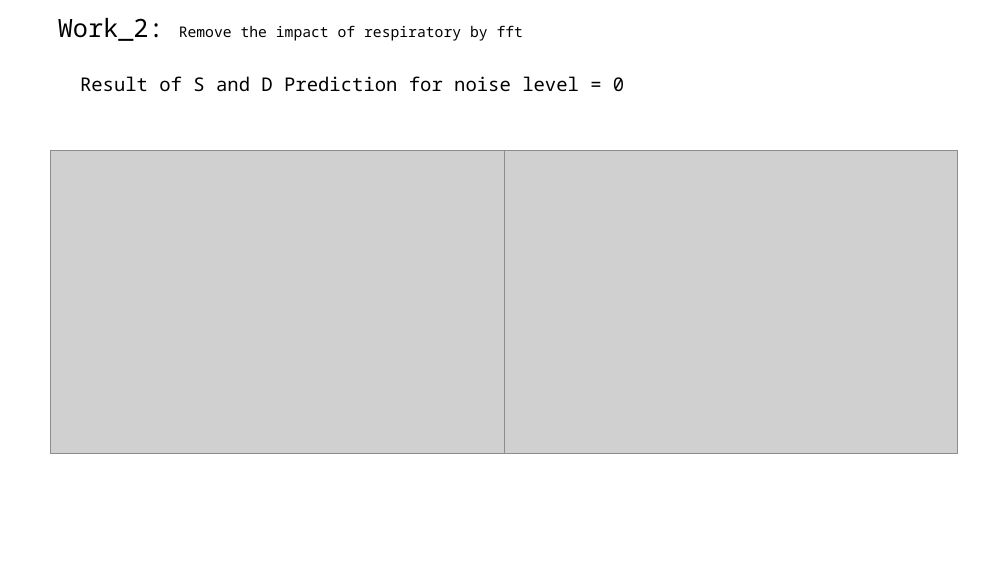
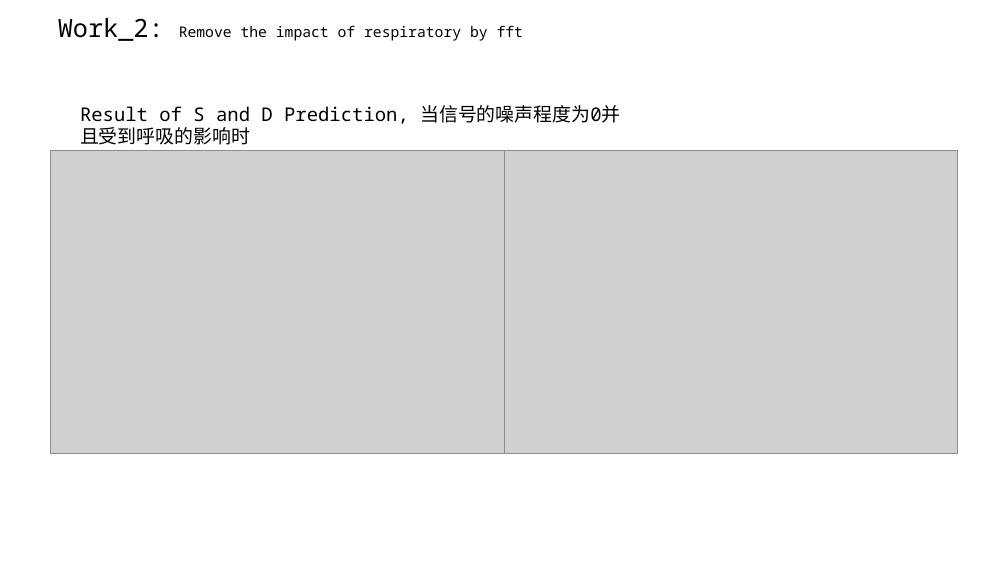
Before and after one commit to A-Big-Tortoise/Presentation, a slide deck: slide 7 of Presentation_911_JiayuChen.pptx. Drawn at 1008x567 pixels with LibreOffice and Linux fonts; fonts in the diff are those of the drawing; grey boxes stand for pictures. Boxes give left, top, right and bottom in pixels: in the first picture for what was removed or moved away, otherwise in the second. Text is boxed around its words. In the diff, an @@ line names an element or a change of style, - is before the commit and + after.

Commit message:
Add draft

```diff
--- a/Presentation_911_JiayuChen.pptx
+++ b/Presentation_911_JiayuChen.pptx
@@ text at bbox=[80, 105, 620, 124]: text changed @@
-Result of S and D Prediction for noise level = 0
+Result of S and D Prediction, 当信号的噪声程度为0并且受到呼吸的影响时
```
Also in this commit, not shown: 3 other slides changed.
